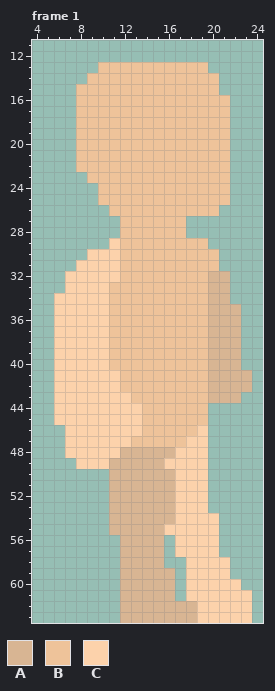
One commit to this pixel-art file: build/Aseprite files/player Model template facing sideways.aseprite. The picture above is the old version.
32x64 pixels, 1 frame. Shown: frame 1: x 4..24, y 11..63. The commit also changed other frames, which this record leaves out.
Visible layers, top first: "body", "arm #2", "arm", "leg #2", "leg".
Palette (. is transparent): A #d8b593  B #eec39a  C #fcd2ab
Pixels before, frame 1, first column x 6:
13 ....BBBBBBBBBB....
14 ...BBBBBBBBBBBB...
15 ..BBBBBBBBBBBBB...
16 ..BBBBBBBBBBBBBB..
17 ..BBBBBBBBBBBBBB..
18 ..BBBBBBBBBBBBBB..
19 ..BBBBBBBBBBBBBB..
20 ..BBBBBBBBBBBBBB..
21 ..BBBBBBBBBBBBBB..
22 ..BBBBBBBBBBBBBB..
23 ...BBBBBBBBBBBBB..
24 ....BBBBBBBBBBBB..
25 ....BBBBBBBBBBBB..
26 .....BBBBBBBBBB...
27 ......BBBBBB......
28 ......BBBBBB......
29 .....CBBBBBBBB....
30 ...CCCBBBBBBBBB...
31 ..CCCCBBBBBBBBB...
32 .CCCCCBBBBBBBBAA..
33 .CCCCBBBBBBBBBAA..
34 CCCCCBBBBBBBBBAA..
35 CCCCCBBBBBBBBBAAA.
36 CCCCCBBBBBBBBBAAA.
37 CCCCCBBBBBBBBBAAA.
38 CCCCCBBBBBBBBBAAA.
39 CCCCCBBBBBBBBBAAA.
40 CCCCCBBBBBBBBBAAA.
41 CCCCCCBBBBBBBBAAAA
42 CCCCCCBBBBBBBBAAAA
43 CCCCCCCBBBBBBBAAA.
44 CCCCCCCCBBBBBB....
45 CCCCCCCCBBBBBB....
46 .CCCCCCCBBBBBC....
47 .CCCCCCBBBBBCC....
48 .CCCCCAAAAACCC....
49 ..CCCAAAAACCCC....
50 .....AAAAAACCC....
51 .....AAAAAACCC....
52 .....AAAAAACCC....
53 .....AAAAAACCC....
54 .....AAAAAACCCC...
55 .....AAAAACCCCC...
56 ......AAAA.CCCC...
57 ......AAAA.CCCC...
58 ......AAAA..CCCC..
59 ......AAAAA.CCCC..
60 ......AAAAA.CCCCC.
61 ......AAAAA.CCCCCC
62 ......AAAAAAACCCCC
63 ......AAAAAAACCCCC
The same view after the edit:
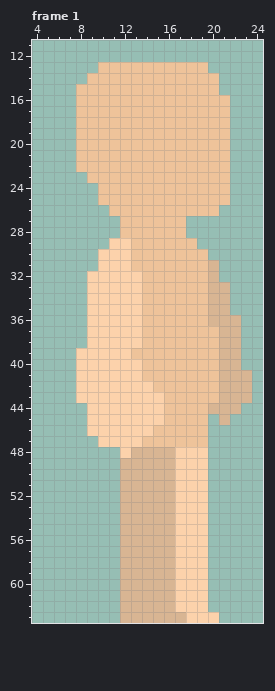
The exact change:
layer "left leg" added
layer "right lleg" added
layer "left arm" added
layer "right arm" added
layer "leg" removed
layer "leg #2" removed
layer "arm" removed
layer "arm #2" removed
Frame 1:
y 29: x 12 B -> C; x 19 B -> .
y 30: x 9 C -> .; x 12 B -> C; x 20 B -> .
y 31: x 8..9 CC -> ..; x 12 B -> C; x 20 B -> A
y 32: x 7..8 CC -> ..; x 12..13 BB -> CC; x 21 A -> .
y 33: x 7..8 CC -> ..; x 11..13 BBB -> CCC
y 34: x 6..8 CCC -> ...; x 11..13 BBB -> CCC
y 35: x 6..8 CCC -> ...; x 11..13 BBB -> CCC; x 22 A -> .
y 36: x 6..8 CCC -> ...; x 11..13 BBB -> CCC
y 37..38: x 6..8 CCC -> ...; x 11..13 BBB -> CCC; x 20 A -> B
y 39: x 6..7 CC -> ..; x 11..12 BB -> CC; x 20 A -> B
y 40: x 6..7 CC -> ..; x 11..13 BBB -> CCC; x 20 A -> B
y 41: x 6..7 CC -> ..; x 12..13 BB -> CC; x 20 A -> B
y 42: x 6..7 CC -> ..; x 12..14 BBB -> CCC; x 20 A -> B
y 43: x 6..7 CC -> ..; x 13..15 BBB -> CCC; x 20 A -> B; x 23 . -> A
y 44: x 6..8 CCC -> ...; x 14..15 BB -> CC; x 20..22 ... -> AAA
y 45: x 6..8 CCC -> ...; x 14..15 BB -> CC; x 21 . -> A
y 46: x 7..8 CC -> ..; x 14 B -> C; x 19 C -> B
y 47: x 7..9 CCC -> ...; x 13 B -> C; x 18..19 CC -> BB
y 48: x 7..12 CCCCCA -> .....C
y 49: x 8..11 CCCA -> ....; x 16 C -> A
y 50..53: x 11 A -> .
y 54: x 11 A -> .; x 20 C -> .
y 55: x 11 A -> .; x 16 C -> A; x 20 C -> .
y 56..57: x 16 . -> A; x 20 C -> .
y 58: x 16..17 .. -> AC; x 20..21 CC -> ..
y 59: x 17 . -> C; x 20..21 CC -> ..
y 60: x 17 . -> C; x 20..22 CCC -> ...
y 61: x 17 . -> C; x 20..23 CCCC -> ....
y 62: x 17..18 AA -> CC; x 20..23 CCCC -> ....
y 63: x 18 A -> C; x 21..23 CCC -> ...
